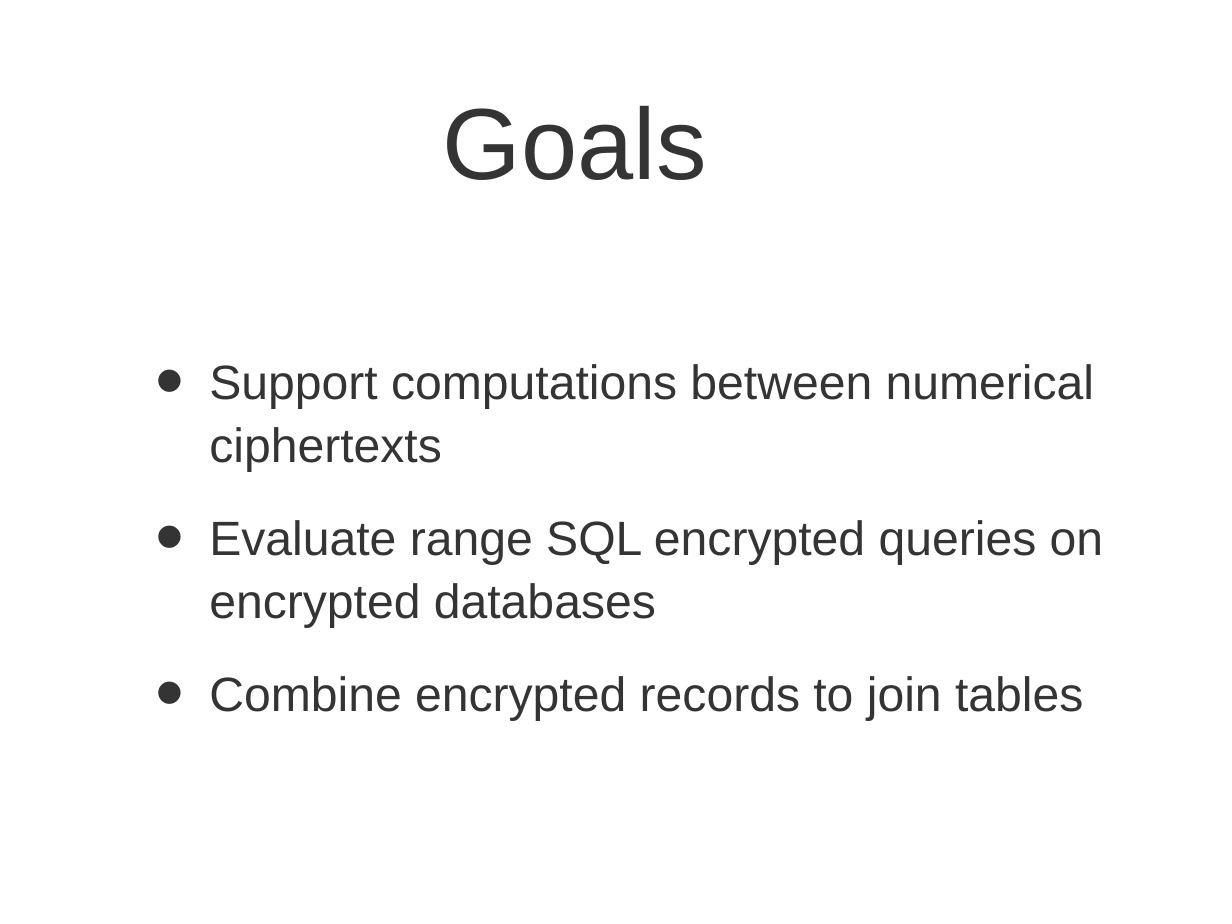
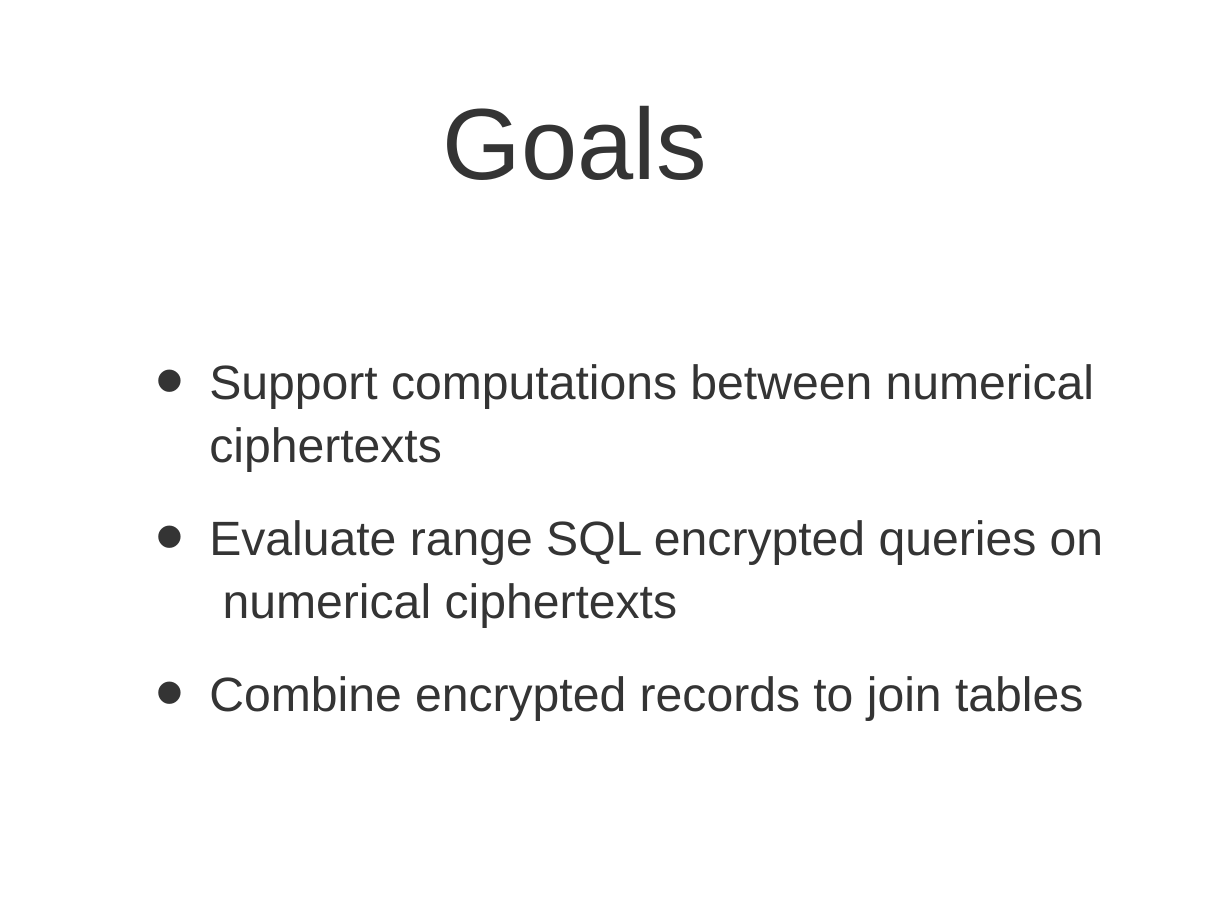
Before and after one commit to rexos/rexos.github.io, a slide deck: slide 6 of presentation.ppt (slide 5 before the commit). Drawn at 1232x924 pixels with LibreOffice and Linux fonts; fonts in the diff are those of the drawing. Boxes give left, top, right and bottom in pixels: in the first picture for what was removed or moved away, otherwise in the second. Text is boxed around its words. In the diff, an @@ line names an element or a change of style, - is before the commit and + after.

```diff
--- a/presentation.ppt
+++ b/presentation.ppt
@@ text at [209, 520, 1104, 628]: text changed @@
-• Evaluate range SQL encrypted queries on encrypted databases
+• Evaluate range SQL encrypted queries on numerical ciphertexts
```
Also in this commit, not shown: 7 other slides changed, 3 slides added, 2 slides removed.
